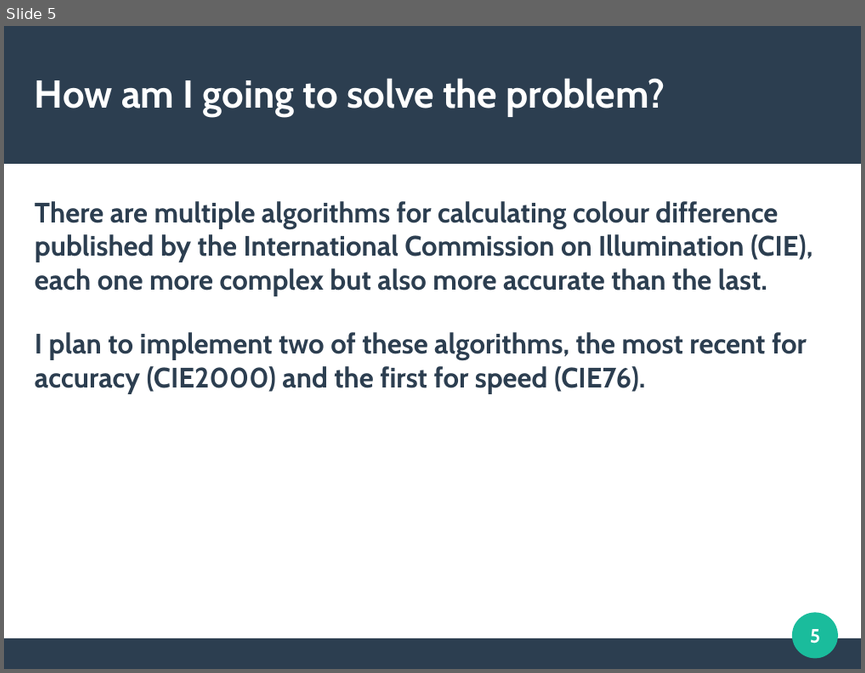
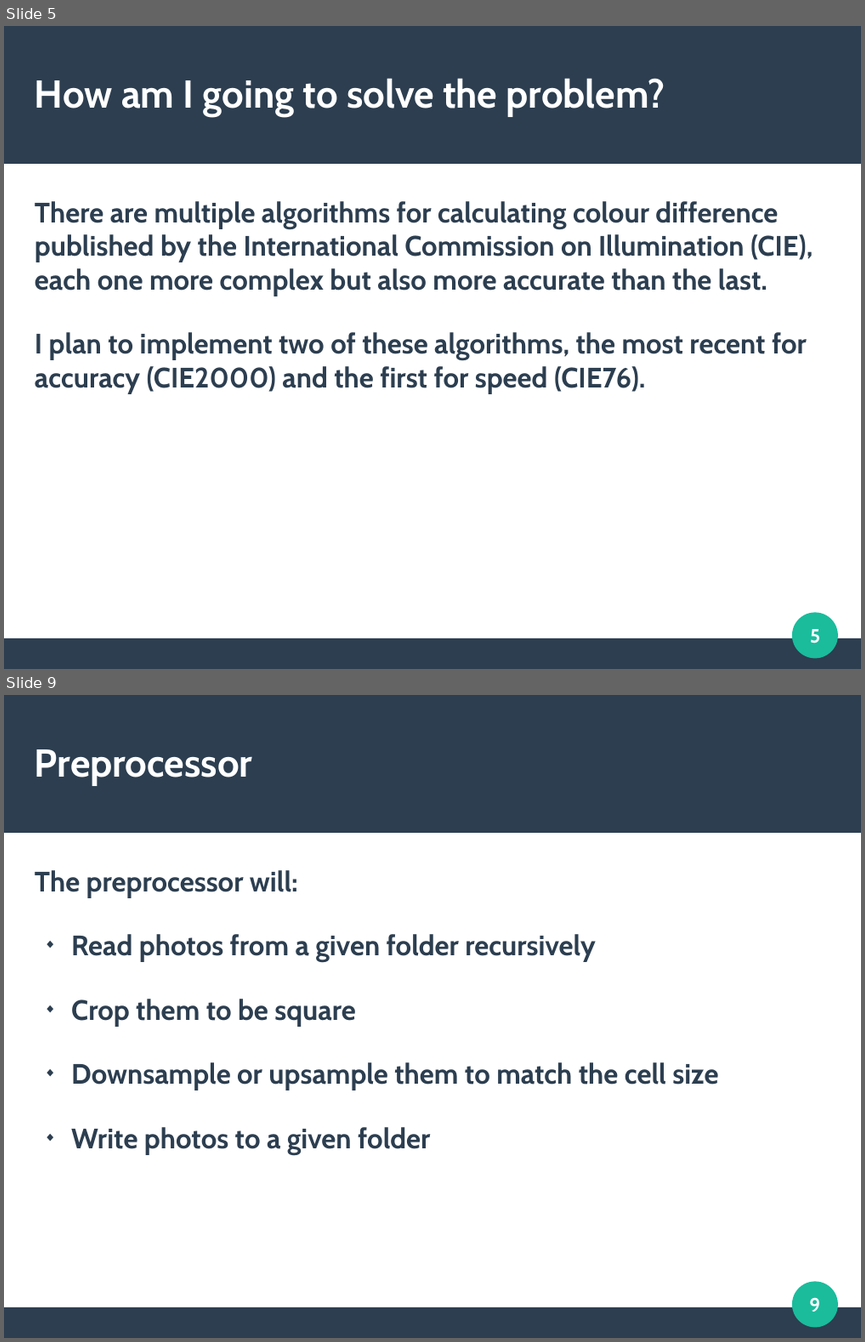
Before and after one commit to MorganGrundy/MosaicMagnifique, a slide deck: LightningTalk/Slides.odp. Shown one above the other, each under a label of ours: slide 5 before the commit, slides 5 and 9 after it; the slides between them are not shown. The pictures are 865x673 and 865x1342 pixels, drawn with LibreOffice and Linux fonts; fonts in the diff are those of the drawing. Boxes give left, top, right and bottom in pixels: in the first picture for what was removed or moved away, otherwise in the second. Text is boxed around its words. In the diff, an @@ line names an element or a change of style, - is before the commit and + after.

```diff
--- a/LightningTalk/Slides.odp
+++ b/LightningTalk/Slides.odp
@@ slide 9 added at bbox=[4, 695, 861, 1338], background #FFFFFF; not listed: 3 template elements that a slide beside it also shows @@
@@ title added at bbox=[35, 749, 252, 786], 36 pt, text #FFFFFF, bold @@
+Preprocessor
@@ text added at bbox=[35, 870, 718, 1155], 26 pt, text #2C3E50, bold @@
+The preprocessor will:
+◆ Read photos from a given folder recursively
+◆ Crop them to be square
+◆ Downsample or upsample them to match the cell size
+◆ Write photos to a given folder
@@ page number added at bbox=[809, 1297, 820, 1311], 18 pt, text #FFFFFF, bold @@
+9
```
Also in this commit, not shown: 1 slide changed, 4 other slides added.
